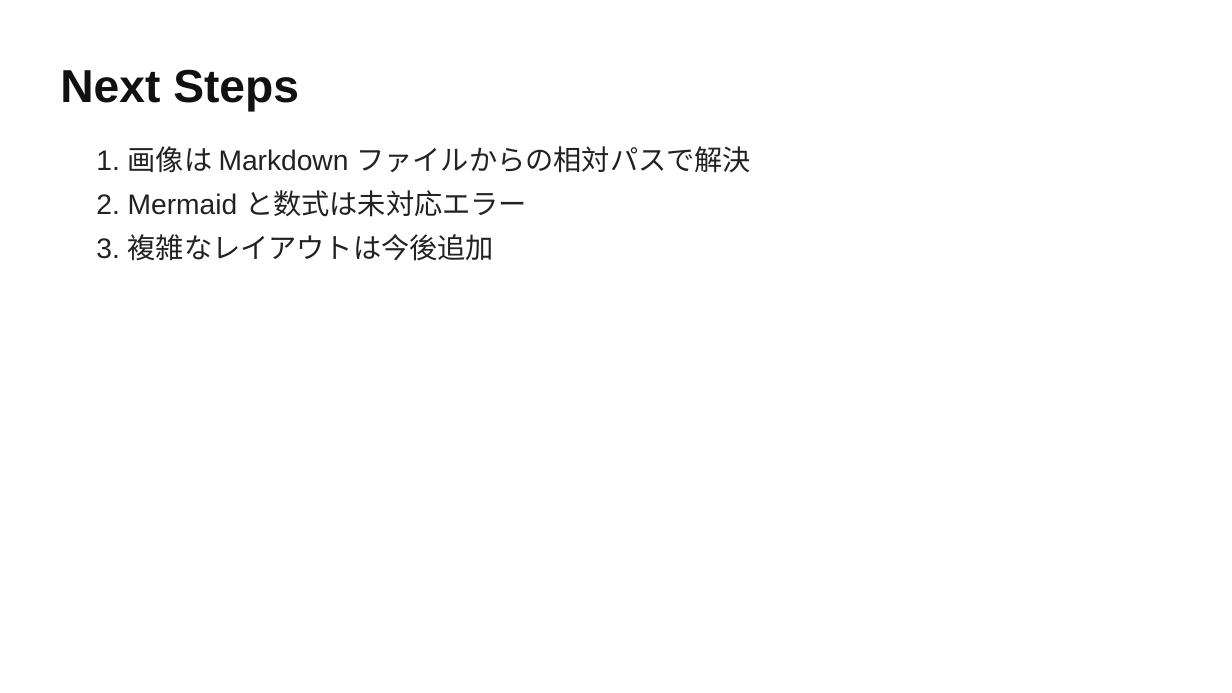
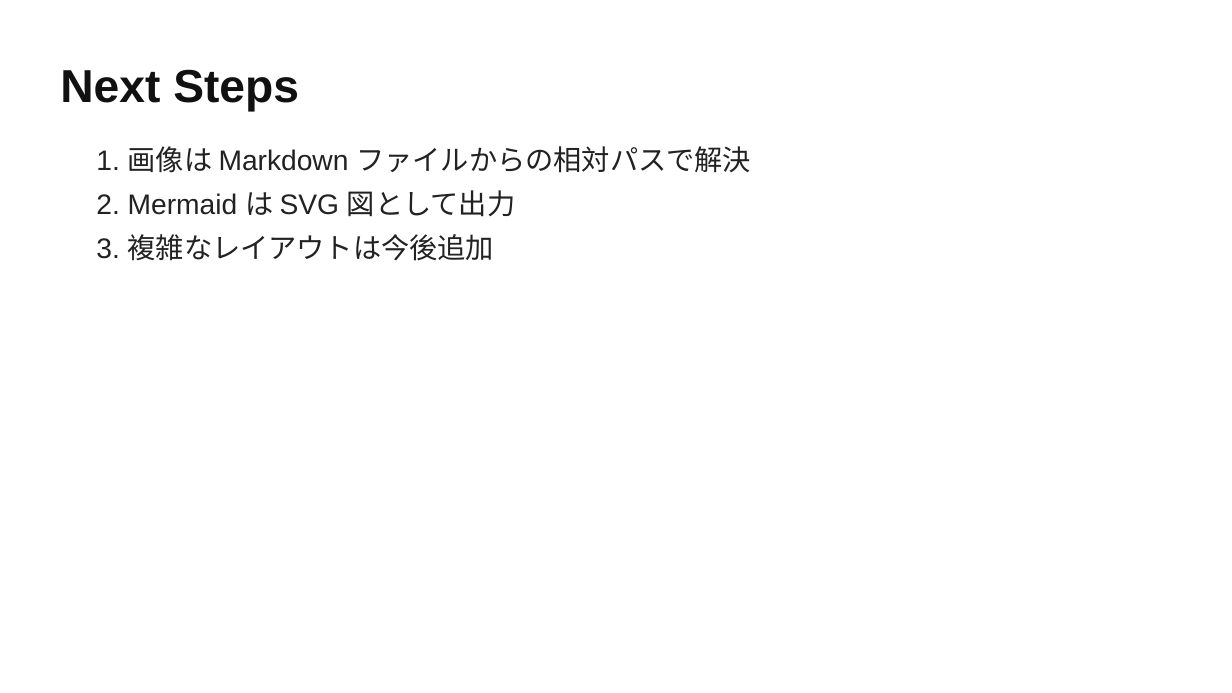
Before and after one commit to KiyoraOkubo/md2pptx-rs, a slide deck: slide 3 of examples/sample.pptx. Drawn at 1232x693 pixels with LibreOffice and Linux fonts; fonts in the diff are those of the drawing. Boxes give left, top, right and bottom in pixels: in the first picture for what was removed or moved away, otherwise in the second. Text is boxed around its words. In the diff, an @@ line names an element or a change of style, - is before the commit and + after.

Commit message:
Render Mermaid diagrams as SVG

```diff
--- a/examples/sample.pptx
+++ b/examples/sample.pptx
@@ text at [96, 190, 515, 217]: text changed @@
-2. Mermaid と数式は未対応エラー
+2. Mermaid は SVG 図として出力
```
Also in this commit, not shown: 1 slide added, 8 other files.
